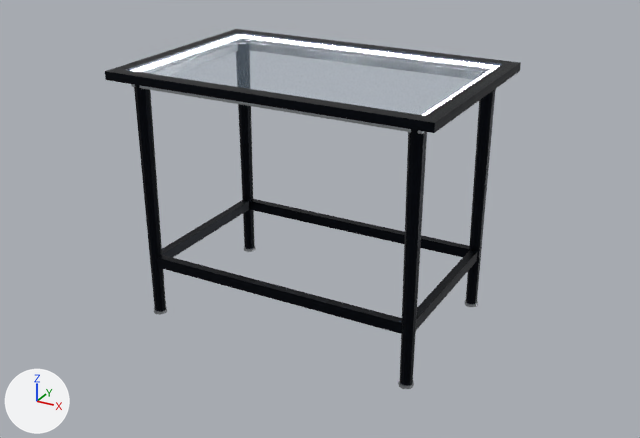
Before and after pictures for a commit that changed the glTF model apps/vr/ArtSource/light-table-frame/final.glb.
Both versions are drawn from a camera (50 mm lens) standing at (1.47, -2.64, 1.7) and looking at (0.03, -0.03, 0.39). Arrows for +X, +Y and +Z are at lower left; the lights stay in place. The older version comes first. Vertices at exactly the same position are counted once.

The first picture shows 'light-table-frame'.
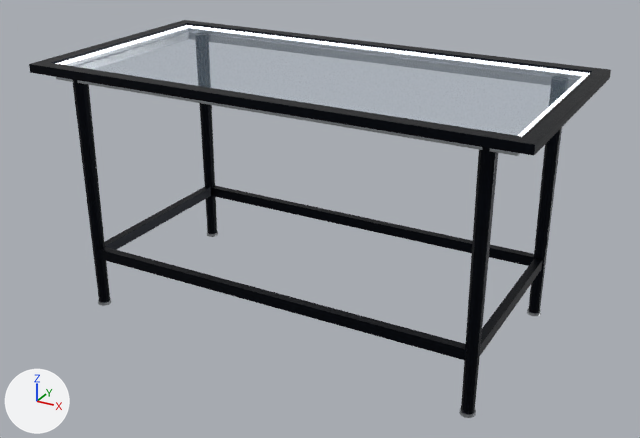
Edits to the bpy script that builds the scene:
```text
Change mat_frame_edge_glow:
    mat_frame_edge_glow.emission_strength: 25.0 -> 1.5
Change me_light_table_frame:
    used by ob_light_table_frame; location = (0.0, 0.0, 0.0)
    remove me_light_table_frame.from_pydata(...)  # 304 vertices, 586 faces; spans x -0.6..0.6, y -0.4..0.4, z 0.0..0.95
    add me_light_table_frame.from_pydata(...)  # 304 vertices, 586 faces; spans x -0.9..0.9, y -0.45..0.45, z 0.0..0.95
    me_light_table_frame part 1: a new loose piece, a box spanning x -0.75..0.75, y -0.38..-0.35, z 0.2..0.24, in mat_frame_dark_metal
    me_light_table_frame part 2: the loose piece of 24 vertices spanning x -0.543..-0.487, y -0.343..-0.287, z 0.012..0.92 is moved by (-0.235, -0.05, 0.0)
    me_light_table_frame part 3: the loose piece of 24 vertices spanning x -0.543..-0.487, y 0.287..0.343, z 0.012..0.92 is moved by (-0.235, 0.05, 0.0)
    me_light_table_frame part 4: the loose piece of 24 vertices spanning x 0.487..0.543, y -0.343..-0.287, z 0.012..0.92 is moved by (0.235, -0.05, 0.0)
    me_light_table_frame part 5: the loose piece of 24 vertices spanning x 0.487..0.543, y 0.287..0.343, z 0.012..0.92 is moved by (0.235, 0.05, 0.0)
    me_light_table_frame part 6: a new loose piece, a box spanning x -0.765..-0.735, y -0.365..0.365, z 0.2..0.24, in mat_frame_dark_metal
    me_light_table_frame part 7: a new loose piece, a box spanning x -0.75..0.75, y 0.35..0.38, z 0.2..0.24, in mat_frame_dark_metal
    me_light_table_frame part 8: a new loose piece, a box spanning x 0.735..0.765, y -0.365..0.365, z 0.2..0.24, in mat_frame_dark_metal
    me_light_table_frame part 9: the loose piece of 24 vertices spanning x -0.541..-0.489, y -0.341..-0.289, z 0.0..0.012 is moved by (-0.235, -0.05, 0.0)
    me_light_table_frame part 10: the loose piece of 24 vertices spanning x -0.541..-0.489, y 0.289..0.341, z 0.0..0.012 is moved by (-0.235, 0.05, 0.0)
    me_light_table_frame part 11: the loose piece of 24 vertices spanning x 0.489..0.541, y -0.341..-0.289, z 0.0..0.012 is moved by (0.235, -0.05, 0.0)
    me_light_table_frame part 12: the loose piece of 24 vertices spanning x 0.489..0.541, y 0.289..0.341, z 0.0..0.012 is moved by (0.235, 0.05, 0.0)
    me_light_table_frame part 13: the loose piece of 56 vertices spanning x -0.6..0.6, y -0.4..0.4, z 0.92..0.95 is rebuilt with 56 vertices and now spans x -0.9..0.9, y -0.45..0.45, z 0.92..0.95
    me_light_table_frame part 14: the loose piece of 24 vertices spanning x -0.54..0.54, y -0.34..0.34, z 0.89..0.92 is rebuilt with 24 vertices and now spans x -0.84..0.84, y -0.39..0.39, z 0.89..0.92
    me_light_table_frame part 15: the loose piece of 8 vertices spanning x -0.53..-0.5, y -0.315..0.315, z 0.2..0.24 is deleted
    me_light_table_frame part 16: the loose piece of 8 vertices spanning x -0.515..0.515, y 0.3..0.33, z 0.2..0.24 is deleted
    me_light_table_frame part 17: the loose piece of 8 vertices spanning x 0.5..0.53, y -0.315..0.315, z 0.2..0.24 is deleted
    me_light_table_frame part 18: the loose piece of 8 vertices spanning x -0.515..0.515, y -0.33..-0.3, z 0.2..0.24 is deleted
```

What differs and where, as boxes (x1, y1, x2, y2) in the pictures (640 x 438 px; the box of a moved part takes in the faces that stretch with it):
'light-table-frame', surface changed, reshaped (40% wider, 11% taller)
    before: (105, 29, 521, 389)
    after: (29, 20, 611, 418)
part 1 of me_light_table_frame, added
    after: (100, 247, 466, 360)
part 2 of me_light_table_frame, moved or reshaped
    before: (134, 85, 166, 311)
    after: (73, 80, 110, 302)
part 3 of me_light_table_frame, moved or reshaped
    before: (238, 104, 255, 249)
    after: (199, 103, 217, 234)
part 4 of me_light_table_frame, moved or reshaped
    before: (400, 129, 427, 386)
    after: (461, 147, 498, 414)
part 5 of me_light_table_frame, moved or reshaped
    before: (466, 89, 496, 304)
    after: (528, 128, 562, 313)
part 6 of me_light_table_frame, added
    after: (104, 187, 211, 250)
part 7 of me_light_table_frame, added
    after: (211, 186, 534, 266)
part 8 of me_light_table_frame, added
    after: (480, 258, 543, 355)
part 9 of me_light_table_frame, moved or reshaped
    before: (154, 307, 167, 315)
    after: (98, 298, 111, 306)
part 10 of me_light_table_frame, moved or reshaped
    before: (244, 246, 256, 252)
    after: (207, 231, 218, 237)
part 11 of me_light_table_frame, moved or reshaped
    before: (398, 379, 414, 389)
    after: (459, 407, 476, 418)
part 12 of me_light_table_frame, moved or reshaped
    before: (465, 300, 478, 307)
    after: (527, 308, 541, 316)
part 13 of me_light_table_frame, rebuilt (40% wider, 30% taller)
    before: (105, 29, 521, 133)
    after: (29, 20, 611, 155)
part 14 of me_light_table_frame, rebuilt (mostly hidden)
    before: (131, 84, 424, 134)
    after: (56, 77, 520, 156)
part 15 of me_light_table_frame, deleted
    before: (162, 200, 249, 257)
part 16 of me_light_table_frame, deleted
    before: (249, 199, 470, 257)
part 17 of me_light_table_frame, deleted
    before: (416, 250, 478, 330)
part 18 of me_light_table_frame, deleted
    before: (157, 255, 402, 334)
